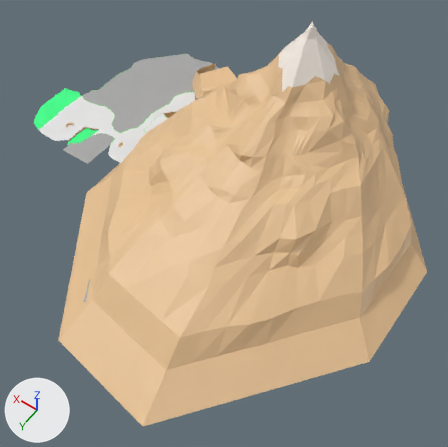
An edit to the Blender file TresFabulasGeniales/Assets/Modelos/Entorno/segundaHistoria/escena2/montaña 1.blend, drawn before and after from the same camera.
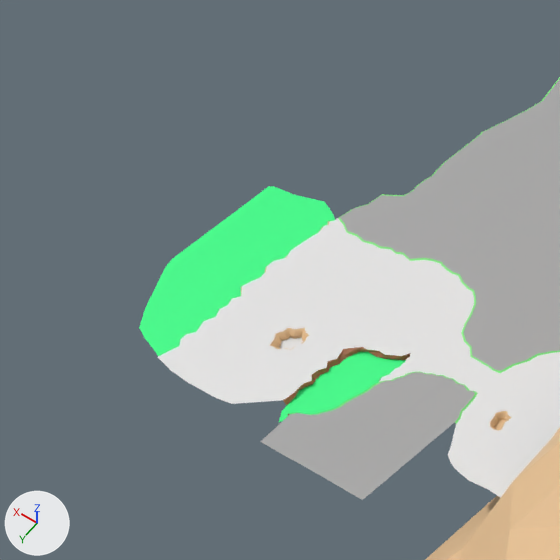
Each version is shown whole from a 50 mm camera at (-277.0, 560.0, 431.0) aimed at (7.0, 161.0, -196.0), then close up on the part from 0% to 30% of the width and 10% to 40% of the height. The lights are fixed; the arrows at lower left show +X, +Y and +Z.
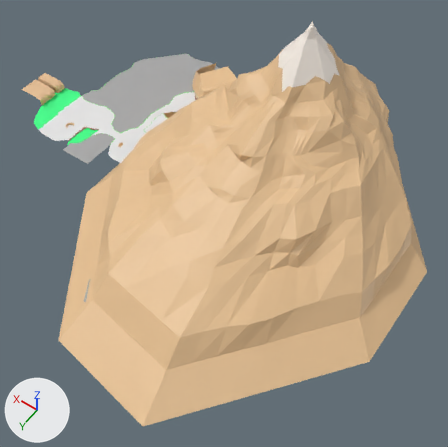
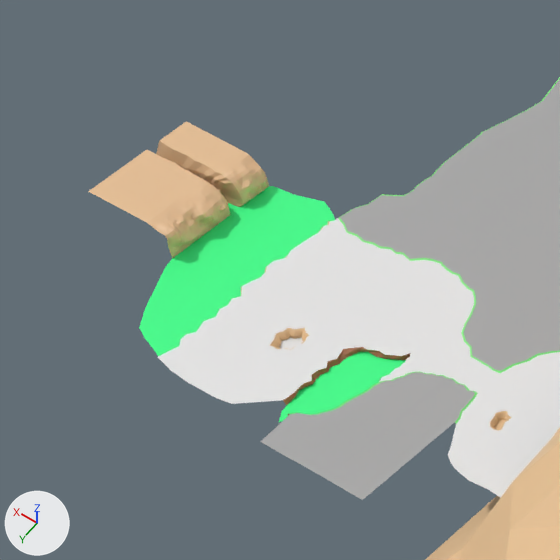
Pixel boxes [x1, y1, x2, y2] of what changed, in the close-ups (560 x 560 px):
'Cylinder', reshaped: before [139, 77, 560, 560]; after [88, 77, 560, 560]
part 1 of me_cylinder, built on: before [230, 188, 270, 218]; after [88, 121, 538, 430]

What the commit changed:
me_cylinder is used by ob_cylinder; location (0.0, 0.0, 0.0).
me_cylinder had 8324 vertices, 7874 faces and spanned x -232.0..380.0, y -208.0..416.0, z -252.0..16.0.
me_cylinder now has 9863 vertices, 9389 faces and spans x -232.0..427.0, y -208.0..416.0, z -252.0..16.0.
me_cylinder part 1: 2 vertices moved from x 380.0, y 92.0..93.0, z -215.0 to x 381.0..382.0, y 92.0..94.0, z -215.0; 4 vertices removed from x 380.0, y 76.0..90.0, z -215.0; 1543 vertices added at x 224.0..427.0, y 67.0..168.0, z -216.0..-202.0.
